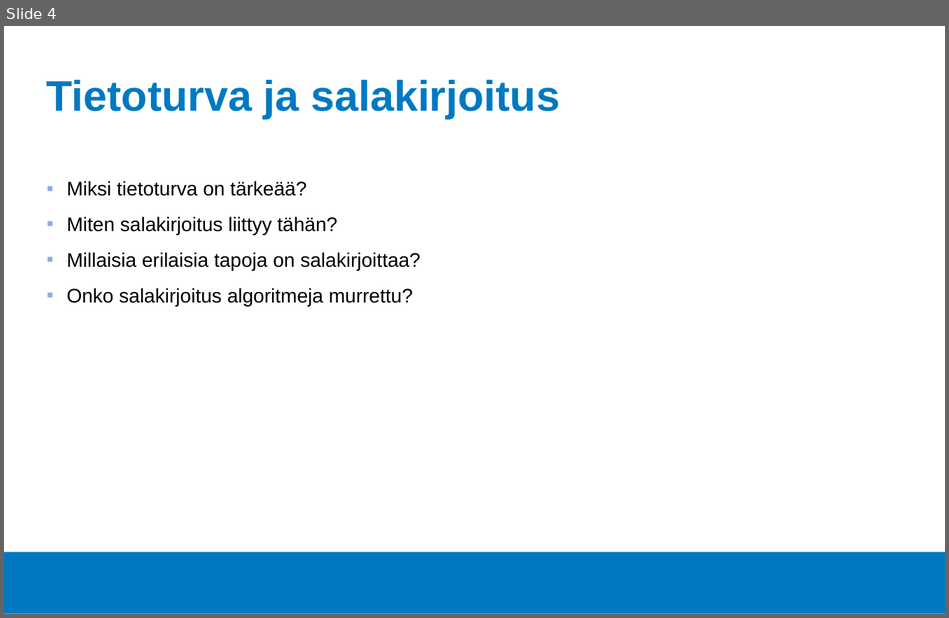
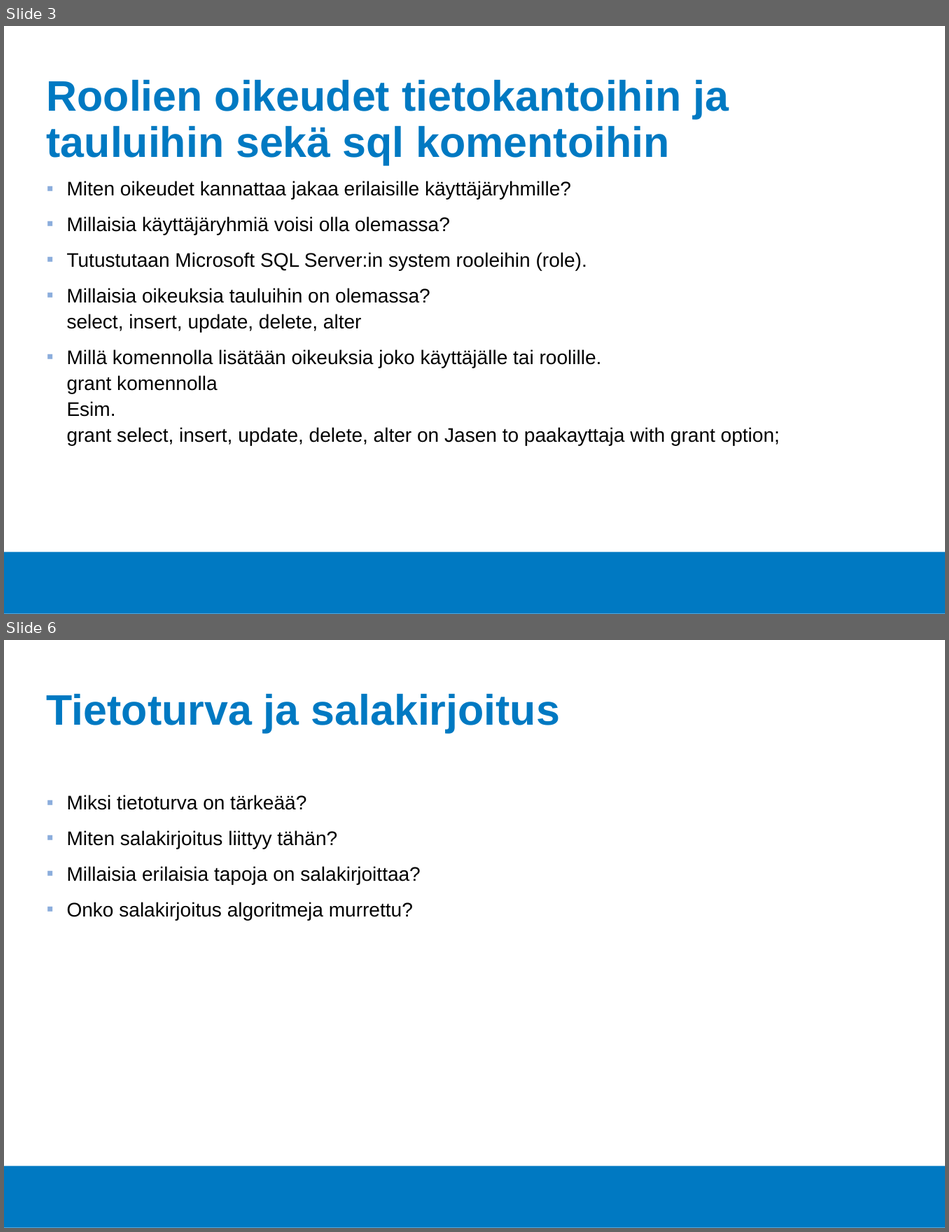
Before and after one commit to Tietokantahallinta/Tietokantahallinta.github.io, a slide deck: luennot/viikko03/Luentokalvot_03.odp. Shown one above the other, each under a label of ours: slide 4 before the commit, slides 3 and 6 after it; the slides between them are not shown. The pictures are 949x618 and 949x1232 pixels, drawn with LibreOffice and Linux fonts; fonts in the diff are those of the drawing; background and template pictures are left out. Boxes give left, top, right and bottom in pixels: in the first picture for what was removed or moved away, otherwise in the second. Text is boxed around its words. In the diff, an @@ line names an element or a change of style, - is before the commit and + after.

```diff
--- a/luennot/viikko03/Luentokalvot_03.odp
+++ b/luennot/viikko03/Luentokalvot_03.odp
@@ slide 3 added at <box>4,26,945,614</box>, background #FFFFFF; not listed: 1 template element that a slide beside it also shows @@
@@ title added at <box>47,79,728,165</box>, 36 pt, text #0079C2, bold @@
+Roolien oikeudet tietokantoihin ja tauluihin sekä sql komentoihin
@@ text added at <box>67,181,780,445</box>, 16.6 pt, text #000000 @@
+▪ Miten oikeudet kannattaa jakaa erilaisille käyttäjäryhmille?
+▪ Millaisia käyttäjäryhmiä voisi olla olemassa?
+▪ Tutustutaan Microsoft SQL Server:in system rooleihin (role).
+▪ Millaisia oikeuksia tauluihin on olemassa?
+  select, insert, update, delete, alter
+▪ Millä komennolla lisätään oikeuksia joko käyttäjälle tai roolille.
+  grant komennolla
+  Esim.
+  grant select, insert, update, delete, alter on Jasen to paakayttaja with grant option;
@@ what was slide 4 is now slide 6 @@
```
Also in this commit, not shown: 4 slides changed, 1 other slide added, 3 other files.
